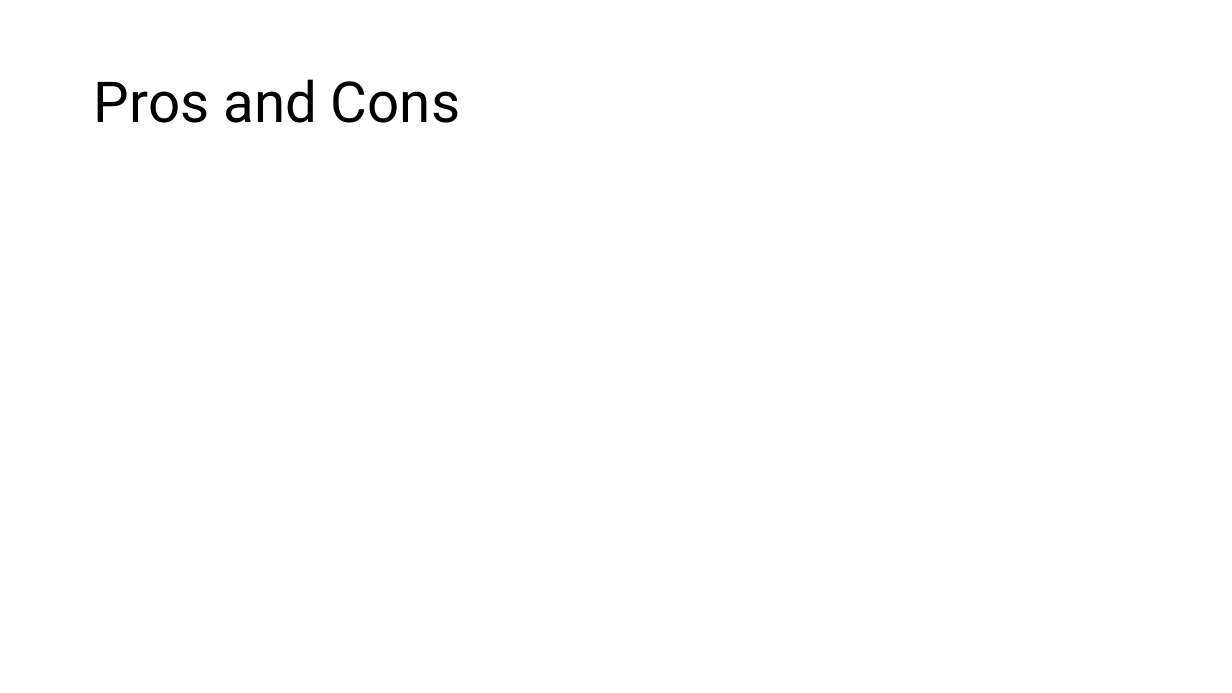
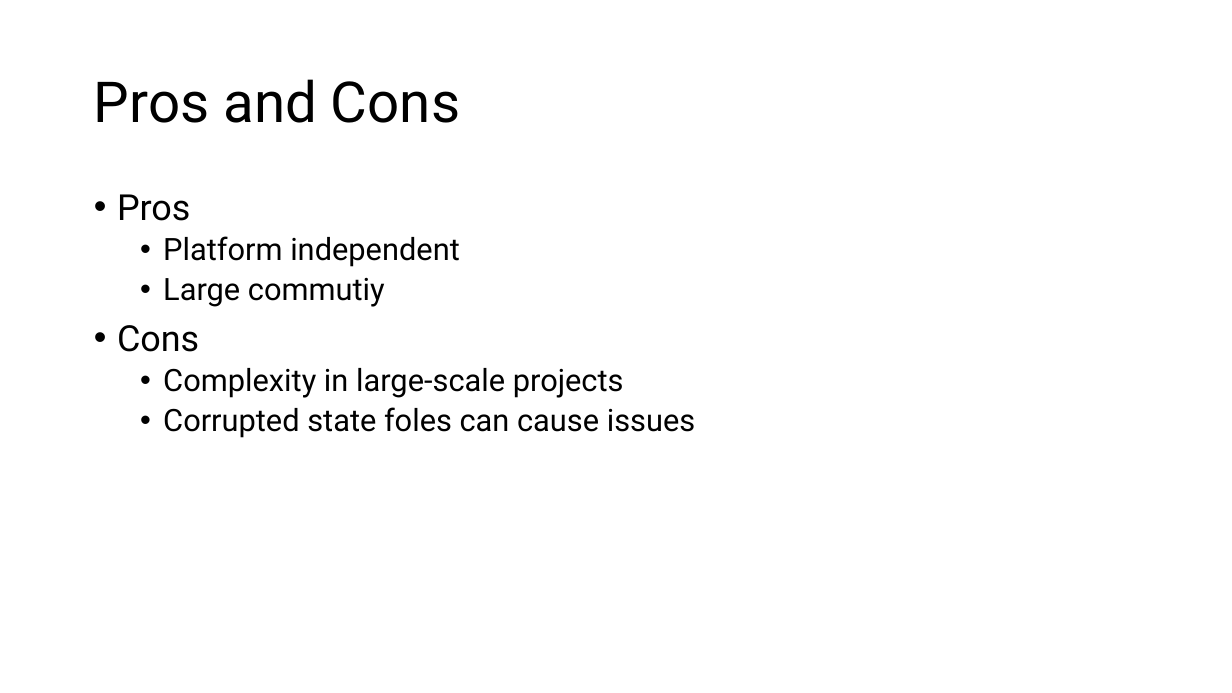
Before and after one commit to sebivenlo/esd-2024-terraform, a slide deck: slide 11 of Presentation/Terraform.pptx. Drawn at 1232x693 pixels with LibreOffice and Linux fonts; fonts in the diff are those of the drawing. Boxes give left, top, right and bottom in pixels: in the first picture for what was removed or moved away, otherwise in the second. Text is boxed around its words. In the diff, an @@ line names an element or a change of style, - is before the commit and + after.

```diff
--- a/Presentation/Terraform.pptx
+++ b/Presentation/Terraform.pptx
@@ text added at [117,194,695,438], 24 pt, text #000000 @@
+• Pros
+  • Platform independent
+  • Large commutiy
+• Cons
+  • Complexity in large-scale projects
+  • Corrupted state foles can cause issues
```
Also in this commit, not shown: 6 other slides changed, 2 slides added, 2 slides removed.
